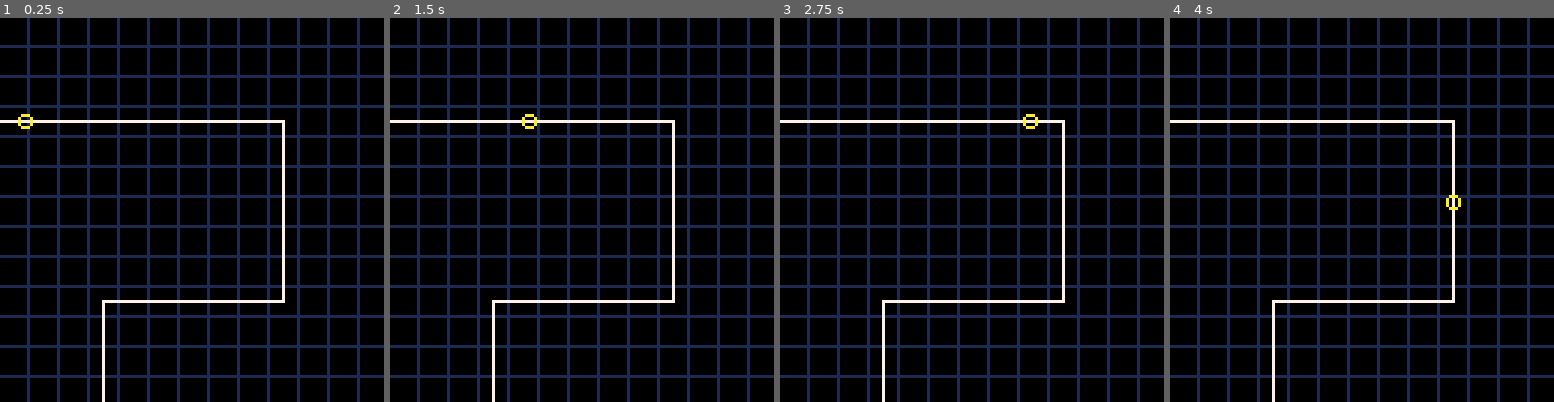
Above: before the commit, frames 1-4 (left to right).
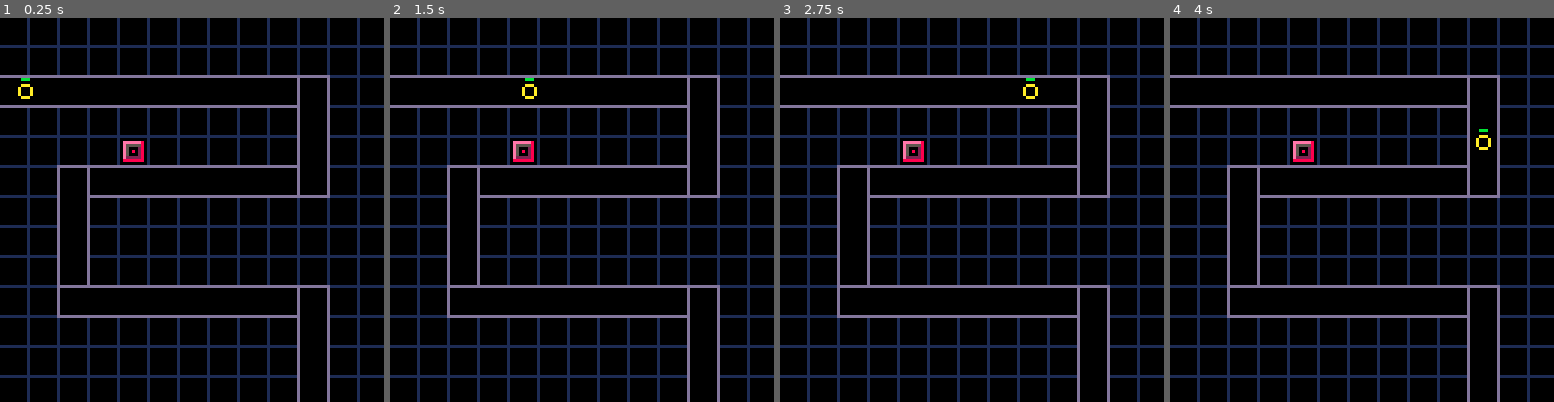
Above: after the commit, the same moments.

Repository: beardedsakimonkey/pixel_td.p8
Game: PICO-8 cartridge td.p8
Same seed, same stepped clock (60 frames per second), same inputs: the game is played once before the commit and once after it.
Inputs:
- Up to frame 1 (0.25 s): no input
- Up to frame 2 (1.5 s): no input
- Up to frame 3 (2.75 s): no input
- Up to frame 4 (4 s): no input

The runs differ from the first frame. In frame 1, 8.3% of the frame differs, in the area x 0-86%, y 14-100%; in frame 2, 8.3%; in frame 3, 8.3%; in frame 4, 8.3%.

Commit message:
add tower

Diff:
--- a/td.lua
+++ b/td.lua
@@ -6,30 +6,65 @@
 COLOR = {
     black = 0,
     dark_blue = 1,
+    dark_purple = 2,
+    dark_green = 3,
+    brown = 4,
+    dark_gray = 5,
+    light_gray = 6,
     white = 7,
+    red = 8,
+    orange = 9,
     yellow = 10,
+    green = 11,
+    blue = 12,
+    indigo = 13,
+    pink = 14,
+    peach = 15,
 }
 
 map = {
-    {x = 0,  y = 34},
-    {x = 94, y = 34},
-    {x = 94, y = 94},
-    {x = 34, y = 94},
-    {x = 34, y = 127},
+    {x = 0,  y = 24},
+    {x = 104, y = 24},
+    {x = 104, y = 54},
+    {x = 24, y = 54},
+    {x = 24, y = 94},
+    {x = 104, y = 94},
+    {x = 104, y = 127},
 }
 
 enemies = {}
+towers = {}
+bullets = {}
 
 function make_enemy(x, y)
     local e = {
-        x = x,
-        y = y,
-        dx = 0,
-        dy = 0,
+        x = x, y = y,
+        dx = 0, dy = 0,
+        hp = 3, max_hp = 3,
         can_remove = false,
     }
     add(enemies, e)
     return e
+end
+
+function make_tower(type, x, y)
+    local twr = {
+        type = type,
+        -- x and y denote the center of the tower
+        x = x, y = y,
+        range = 28
+    }
+    add(towers, twr)
+    return twr
+end
+
+function make_bullet(x, y, enemy)
+    local b = {
+        x = x, y = y,
+        enemy = enemy,
+    }
+    add(bullets, b)
+    return b
 end
 
 function tbl_filter(t, fn)
@@ -44,7 +79,8 @@
 
 -- _INIT (called once on startup)
 function _init()
-    local e = make_enemy(0, 34)
+    local e = make_enemy(map[1].x, map[1].y)
+    local _ = make_tower(2, 44, 44)
     if map[1].y == map[2].y then
         e.dx = 1
     else
@@ -70,7 +106,7 @@
     local l1, l2
     local p = 2
     while p <= #map do
-        if line_contains_point(map[p-1], map[p], {x=e.x, y=e.y}) then
+        if line_contains_point(map[p-1], map[p], e) then
             l1 = map[p-1]
             l2 = map[p]
             break
@@ -81,10 +117,12 @@
 
     if e.dx ~= 0 then -- moving horizontally
         local right = e.dx > 0
-        local lim_x = right and max(l1.x, l2.x) or min(l1.x, l2.x)
-        local overflow = right and ((e.x + e.dx) - lim_x) or (lim_x - (e.x + e.dx))
+        local edge_x = right and max(l1.x, l2.x) or min(l1.x, l2.x)
+        local overflow = right and ((e.x + e.dx) - edge_x) or (edge_x - (e.x + e.dx))
+        -- If the new position would go out of bounds on the path, split the
+        -- travel distance into horizontal and vertical movement.
         if overflow > 0 then
-            e.x = lim_x
+            e.x = edge_x
             if map[p+1] then
                 local going_down = map[p+1].y > map[p].y
                 e.y = e.y + (going_down and overflow or -overflow)
@@ -99,10 +137,10 @@
         end
     elseif e.dy ~= 0 then -- moving vertically
         local down = e.dy > 0
-        local lim_y = down and max(l1.y, l2.y) or min(l1.y, l2.y)
-        local overflow = down and ((e.y + e.dy) - lim_y) or (lim_y - (e.y + e.dy))
+        local edge_y = down and max(l1.y, l2.y) or min(l1.y, l2.y)
+        local overflow = down and ((e.y + e.dy) - edge_y) or (edge_y - (e.y + e.dy))
         if overflow > 0 then
-            e.y = lim_y
+            e.y = edge_y
             if map[p+1] then
                 local going_right = map[p+1].x > map[p].x
                 e.x = e.x + (going_right and overflow or -overflow)
@@ -118,10 +156,32 @@
     end
 end
 
+function is_in_range(e, twr)
+    return (e.x - twr.x)^2 + (e.y - twr.y)^2 < twr.range^2
+end
+
+function move_bullet(b)
+end
+
+function create_bullet(twr)
+    if t() % 20 then
+        -- Find enemy in range of tower
+        for e in all(enemies) do
+            if is_in_range(e, twr) then
+                local b = make_bullet(twr.x, twr.y, e)
+                break
+            end
+        end
+    end
+end
+
 -- _UPDATE (called once per update at 30fps)
 function _update()
     foreach(enemies, move_enemy)
+    -- Remove enemies that have gone off screen
     enemies = tbl_filter(enemies, function(e) return not e.can_remove end)
+    foreach(bullet, move_bullet)
+    foreach(towers, create_bullet)
 end
 
 -- _DRAW (called once per visible frame)
@@ -129,21 +189,44 @@
     cls(COLOR.black)
 
     -- Draw grid lines
-    for y = 9, 128, 10 do
+    for y = 9, 127, 10 do
         line(0, y, 127, y, COLOR.dark_blue)
     end
-    for x = 9, 128, 10 do
+    for x = 9, 127, 10 do
         line(x, 0, x, 127, COLOR.dark_blue)
     end
 
     -- Draw path
+    local function round(v, up)
+        return (flr((v+1)/10) + (up and 1 or 0)) * 10 - 1
+    end
     for p = 2, #map do
-        line(map[p-1].x, map[p-1].y, map[p].x, map[p].y, COLOR.white)
+        rectfill(round(map[p-1].x), round(map[p-1].y),
+            round(map[p].x, true), round(map[p].y, true), COLOR.black)
+        rect(round(map[p-1].x), round(map[p-1].y),
+            round(map[p].x, true), round(map[p].y, true), COLOR.indigo)
     end
 
     -- Draw enemies
     foreach(enemies, function(e)
         circ(e.x, e.y, 2, COLOR.yellow)
+        local hp_y = e.y - 4
+        rect(e.x-1, hp_y, e.x+1, hp_y, COLOR.dark_green)
+        if e.hp > 0 then
+            rect(e.x-1, hp_y, (e.x-1)+e.hp-1, hp_y, COLOR.green)
+        end
+    end)
+
+    -- Draw towers
+    foreach(towers, function(twr)
+        spr(twr.type, twr.x-3, twr.y-3, 1, 1)
+        -- range
+        -- circ(twr.x, twr.y, twr.range, COLOR.light_gray)
+    end)
+
+    -- Draw bullets
+    foreach(bullet, function(b)
+        pset(b.x, b.y, COLOR.red)
     end)
 
     -- Debug
--- a/td.p8
+++ b/td.p8
@@ -2,3 +2,17 @@
 version 41
 __lua__
 #include td.lua
+__gfx__
+bbbbbb30ffffff90eeeeee80cccccc10000000000000000000000000000000000000000000000000000000000000000000000000000000000000000000000000
+b5555530f4444490e5555580cddddd10000000000000000000000000000000000000000000000000000000000000000000000000000000000000000000000000
+b5000130f4000290e5000280cd000510000000000000000000000000000000000000000000000000000000000000000000000000000000000000000000000000
+b50b0130f4090290e5080280cd0c0510000000000000000000000000000000000000000000000000000000000000000000000000000000000000000000000000
+b5000130f4000290e5000280cd000510000000000000000000000000000000000000000000000000000000000000000000000000000000000000000000000000
+b1111130f2222290e2222280c5555510000000000000000000000000000000000000000000000000000000000000000000000000000000000000000000000000
+33333330999999908888888011111110000000000000000000000000000000000000000000000000000000000000000000000000000000000000000000000000
+00000000000000000000000000000000000000000000000000000000000000000000000000000000000000000000000000000000000000000000000000000000
+bbbb3000ffff9000eeee8000cccc1000000000000000000000000000000000000000000000000000000000000000000000000000000000000000000000000000
+b5553000f4449000e5528000cddd1000000000000000000000000000000000000000000000000000000000000000000000000000000000000000000000000000
+b5013000f4029000e5028000cd051000000000000000000000000000000000000000000000000000000000000000000000000000000000000000000000000000
+b1113000f2229000e2228000c5551000000000000000000000000000000000000000000000000000000000000000000000000000000000000000000000000000
+33333000999990008888800011111000000000000000000000000000000000000000000000000000000000000000000000000000000000000000000000000000
